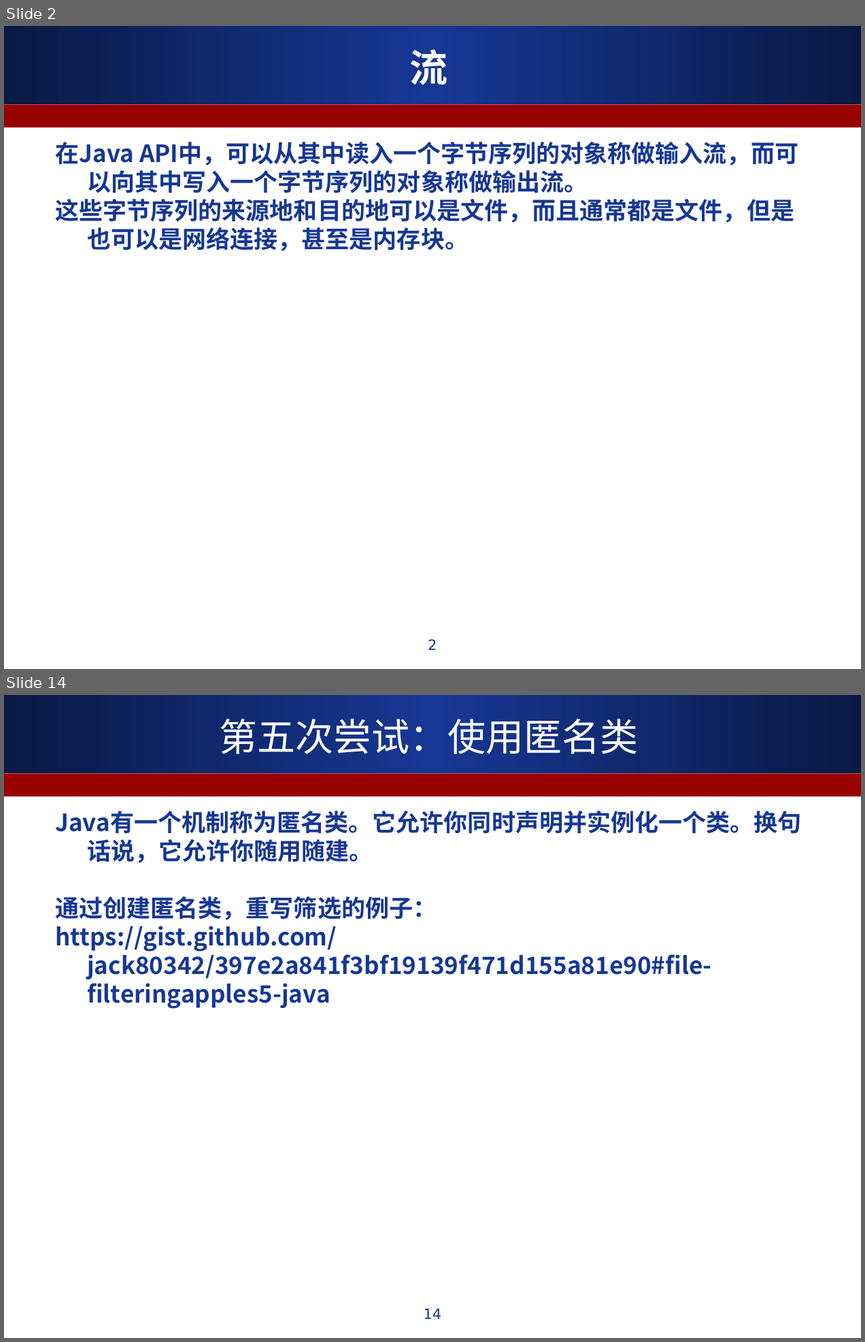
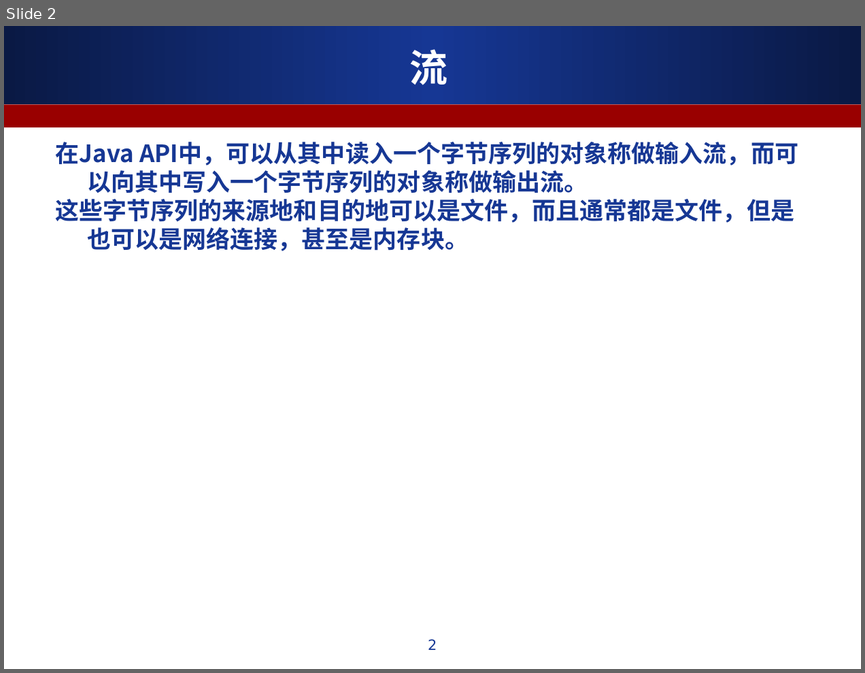
Before and after one commit to ALiberInc/Training, a slide deck: Java/第七章_流与文件.ppt. Shown one above the other, each under a label of ours: slides 2 and 14 before the commit, slide 2 after it; the slides between them are not shown. The pictures are 865x1342 and 865x673 pixels, drawn with LibreOffice and Linux fonts; fonts in the diff are those of the drawing. Boxes give left, top, right and bottom in pixels: in the first picture for what was removed or moved away, otherwise in the second. Text is boxed around its words. In the diff, an @@ line names an element or a change of style, - is before the commit and + after.

```diff
--- a/Java/第七章_流与文件.ppt
+++ b/Java/第七章_流与文件.ppt
@@ slide 14 removed at box(4, 695, 861, 1338), background #FFFFFF; not listed: 2 template elements that a slide beside it also shows @@
@@ title removed at box(219, 719, 638, 754) @@
-第五次尝试：使用匿名类
@@ text removed at box(55, 811, 801, 1008) @@
-Java有一个机制称为匿名类。它允许你同时声明并实例化一个类。换句话说，它允许你随用随建。
-通过创建匿名类，重写筛选的例子：
-https://gist.github.com/jack80342/397e2a841f3bf19139f471d155a81e90#file-filteringapples5-java
@@ page number removed at box(424, 1308, 442, 1319) @@
-14
```
Also in this commit, not shown: 1 slide changed, 3 slides added, 14 other slides removed.
